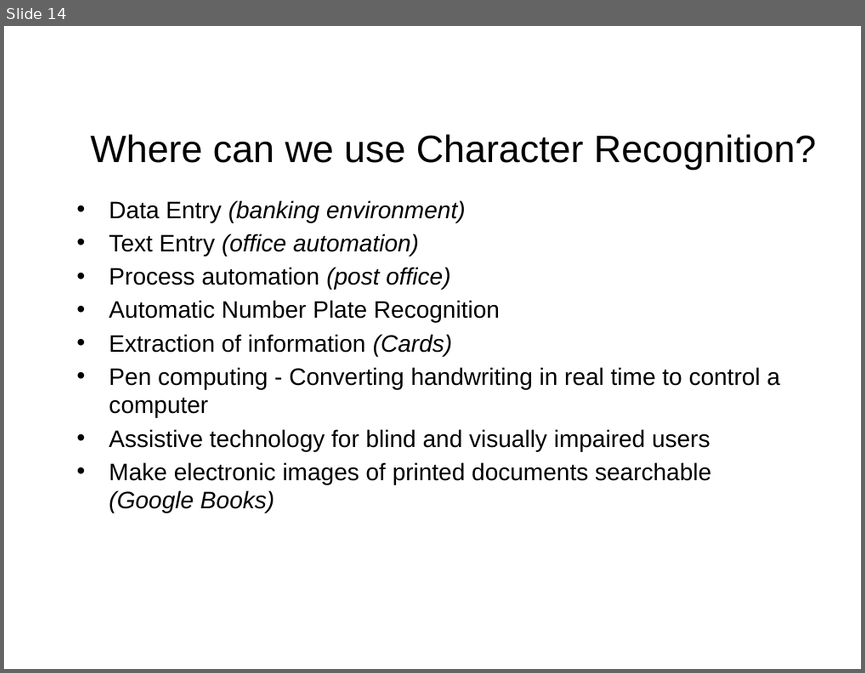
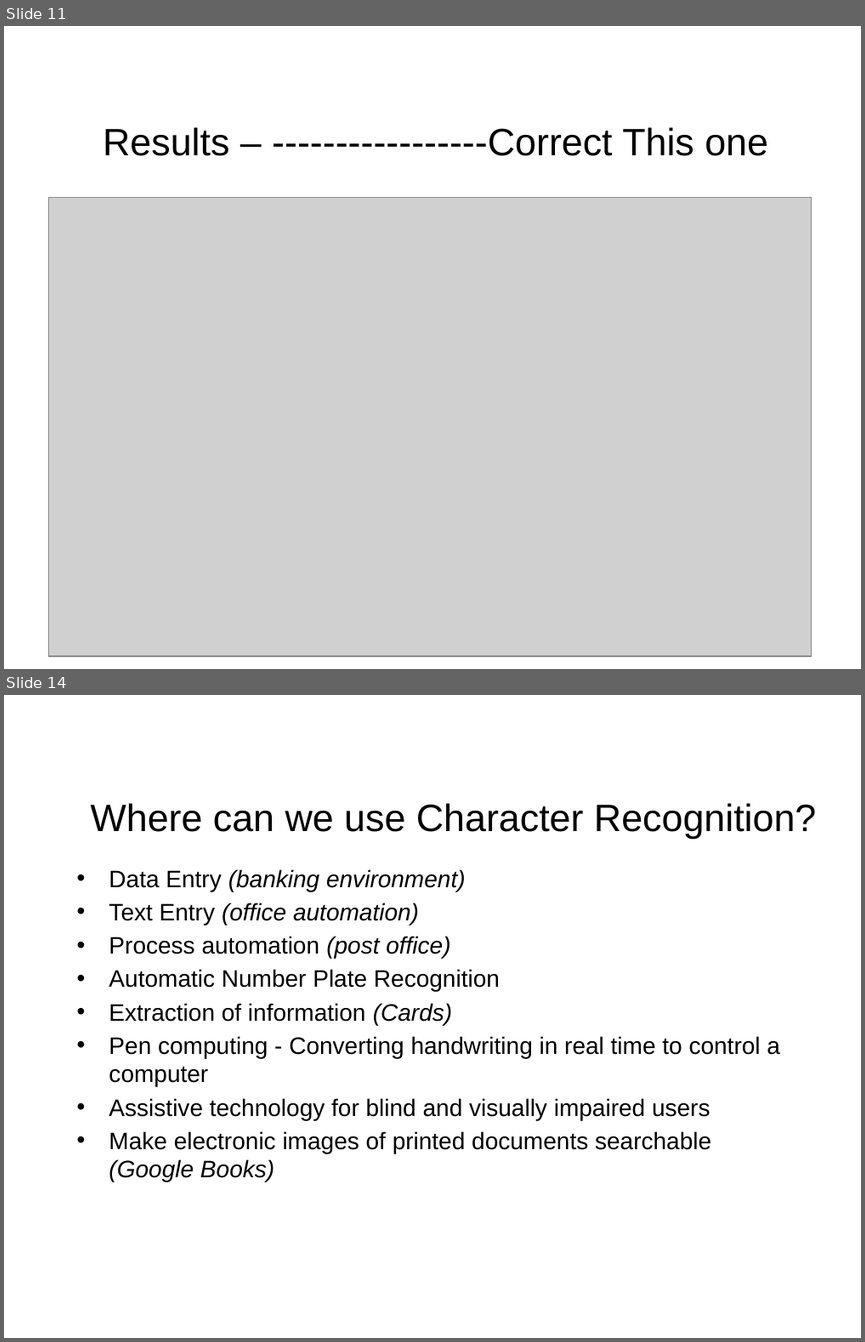
Before and after one commit to SouravChakraborty/CharacterRecognition_ANN, a slide deck: CHARACTER RECOGNITION USING NEURAL NETWORKS.pptx. Shown one above the other, each under a label of ours: slide 14 before the commit, slides 11 and 14 after it; the slides between them are not shown. The pictures are 865x673 and 865x1342 pixels, drawn with LibreOffice and Linux fonts; fonts in the diff are those of the drawing; grey boxes stand for pictures; background and template pictures are left out. Boxes give left, top, right and bottom in pixels: in the first picture for what was removed or moved away, otherwise in the second. Text is boxed around its words. In the diff, an @@ line names an element or a change of style, - is before the commit and + after.

```diff
--- a/CHARACTER RECOGNITION USING NEURAL NETWORKS.pptx
+++ b/CHARACTER RECOGNITION USING NEURAL NETWORKS.pptx
@@ slide 11 added at bbox=[4, 26, 861, 669], background #FFFFFF @@
@@ title added at bbox=[103, 127, 768, 156], 32 pt, text #000000 @@
+Results – -----------------Correct This one
@@ picture added at bbox=[48, 198, 812, 656] @@
```
Also in this commit, not shown: 3 slides changed, 1 slide removed.
